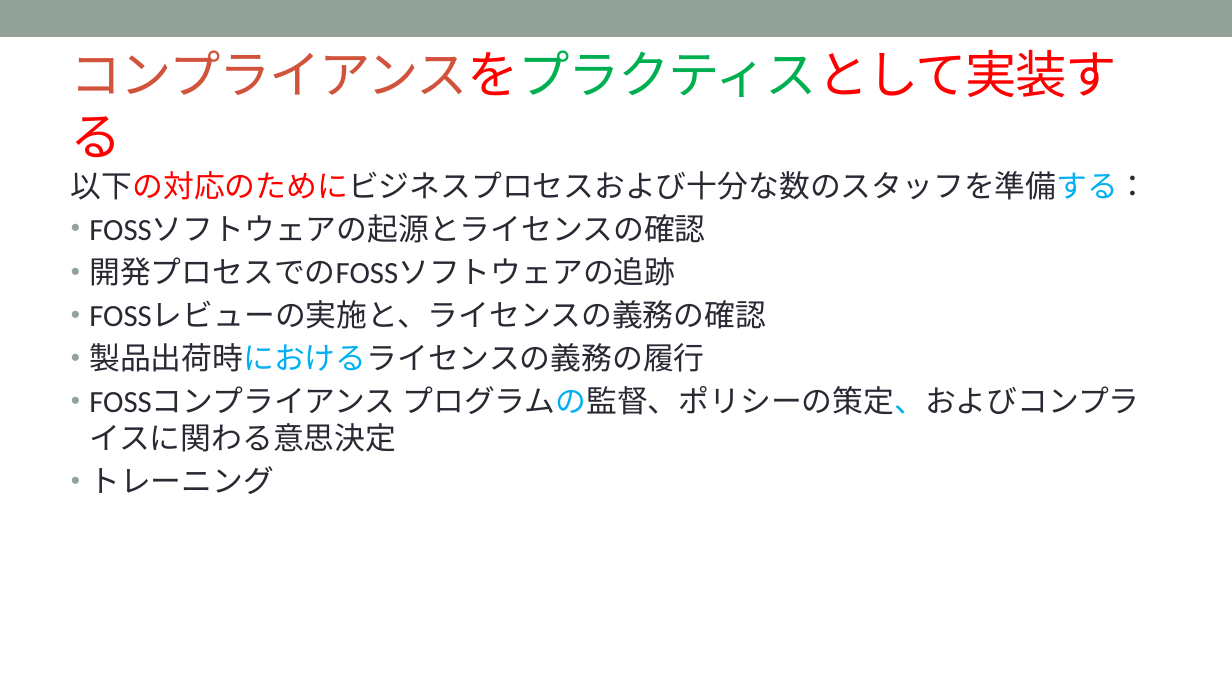
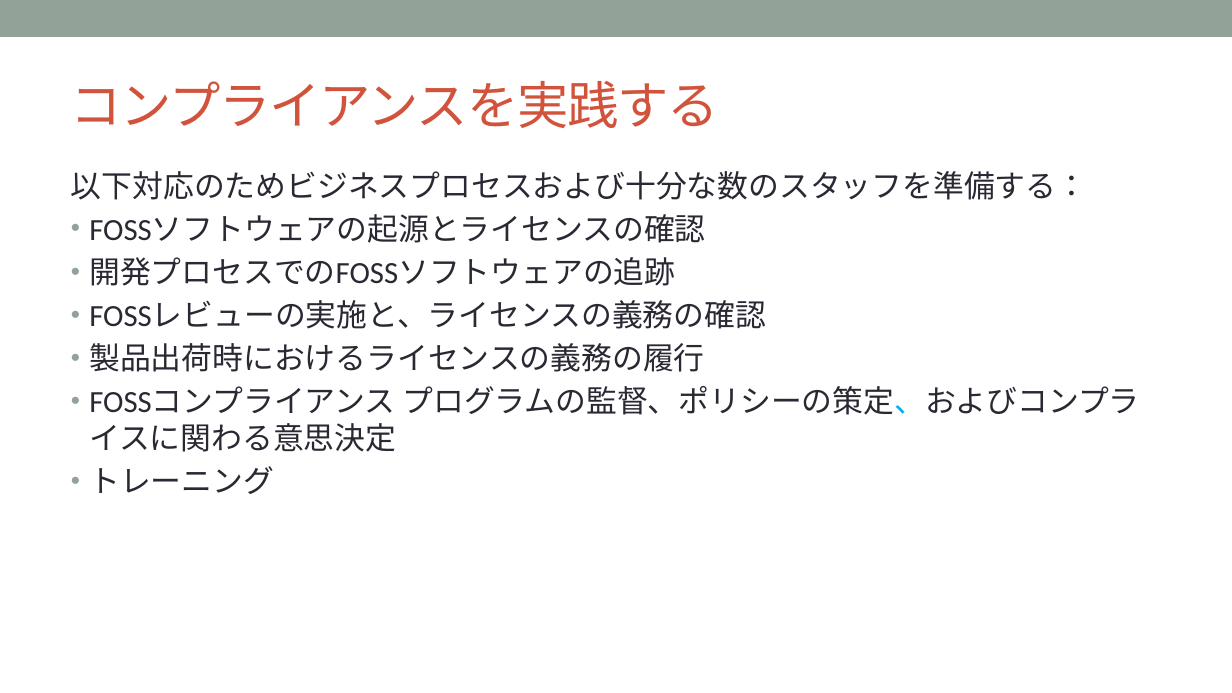
Before and after one commit to OpenChain-Project/Curriculum-Translation-JP, a slide deck: slide 30 of RC/openchain-curriculum-release-2-jp_rc1.0.pptx. Drawn at 1232x693 pixels with LibreOffice and Linux fonts; fonts in the diff are those of the drawing; background and template pictures are left out. Boxes give left, top, right and bottom in pixels: in the first picture for what was removed or moved away, otherwise in the second. Text is boxed around its words. In the diff, an @@ line names an element or a change of style, - is before the commit and + after.

```diff
--- a/RC/openchain-curriculum-release-2-jp_rc1.0.pptx
+++ b/RC/openchain-curriculum-release-2-jp_rc1.0.pptx
@@ title at (71, 81, 719, 128): text changed @@
-コンプライアンスをプラクティスとして実装する
+コンプライアンスを実践する
@@ text at (71, 171, 1087, 200): text changed @@
-以下の対応のためにビジネスプロセスおよび十分な数のスタッフを準備する：
+以下対応のためビジネスプロセスおよび十分な数のスタッフを準備する：
@@ text at (89, 343, 1139, 452): text colour #00B0F0 to #292934 in "製品出荷時におけるライセンスの義務の履行", "プログラムの監督、ポリシーの策定、およびコンプライスに関わる意思決定" @@
```
Also in this commit, not shown: 21 other slides changed.
